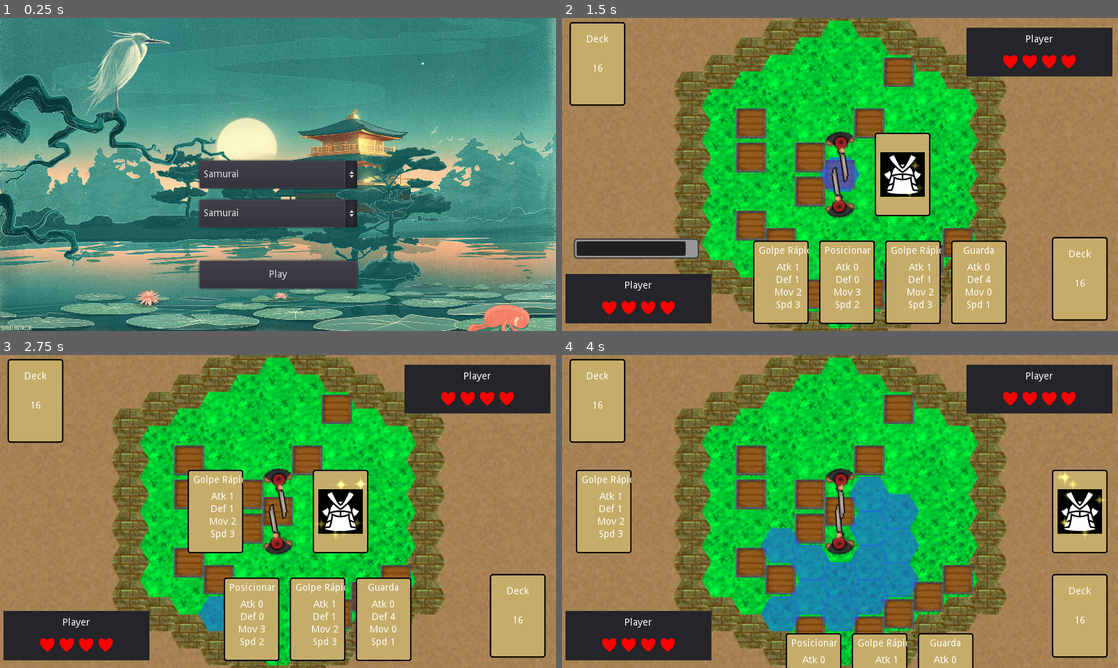
Above: before the commit, frames 1-4 (two rows, left to right).
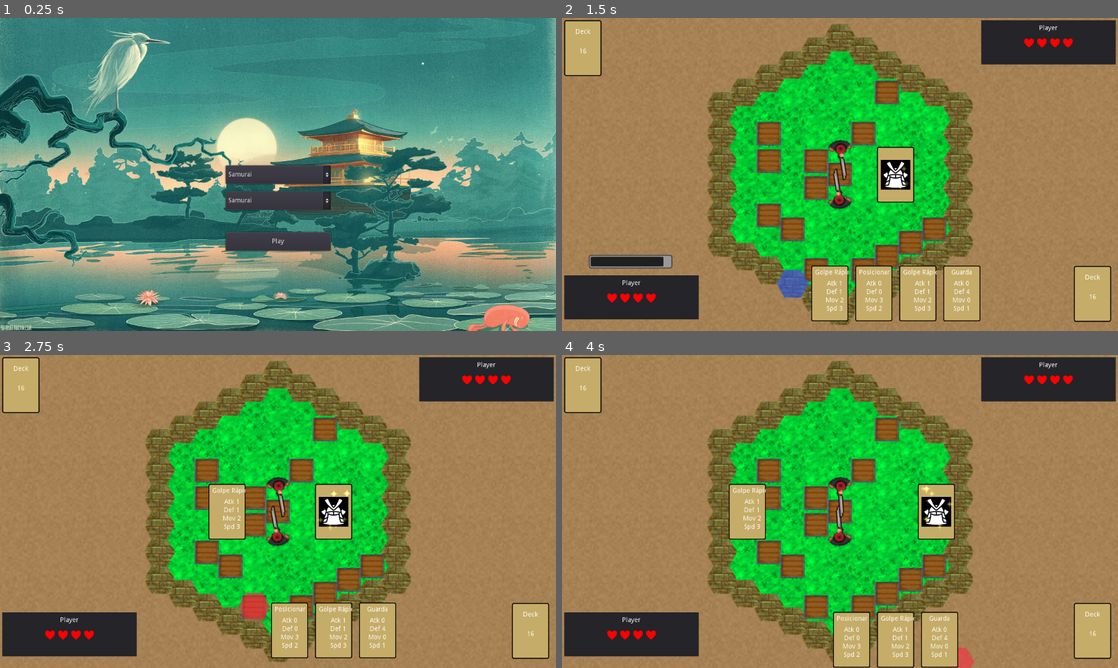
Above: after the commit, the same moments.

Repository: AndreMicheletti/samurai-hex-game
Game: Godot game, scene res://scenes/TitleScreen.tscn
The game is run twice, just before and just after one commit, with the same random seed, the same clock (stepped at 60 frames per second) and the same inputs.
Inputs (mouse positions are in pixels of both pictures, inside the frame that each line leads up to):
- Up to frame 1 (0.25 s): no input
- Up to frame 2 (1.5 s): click "Play" at 0.5 s; move the mouse to (778, 280) at 1.27 s; click (778, 280) at 1.42 s
- Up to frame 3 (2.75 s): move the mouse to (250, 617) at 2.02 s; click (250, 617) at 2.17 s
- Up to frame 4 (4 s): move the mouse to (878, 617) at 2.77 s; click (878, 617) at 2.92 s; move the mouse to (945, 664) at 3.52 s; click (945, 664) at 3.67 s

The runs differ from the first frame. In frame 1, 9.0% of the frame differs, in the area x 0-100%, y 1-100%; in frame 2, 51%; in frame 3, 49%; in frame 4, 58%, in the area x 0-100%, y 0-100%.

Commit message:
increased window size and gui

Diff:
--- a/project.godot
+++ b/project.godot
@@ -58,10 +58,9 @@
 
 [display]
 
-window/size/width=800
-window/size/height=450
+window/size/width=1200
+window/size/height=675
 window/size/resizable=false
-window/stretch/mode="2d"
 window/stretch/aspect="keep"
 
 [input_devices]
--- a/scenes/gui/GameUI.tscn
+++ b/scenes/gui/GameUI.tscn
@@ -10,306 +10,11 @@
 [node name="Tween" type="Tween" parent="."]
 
 [node name="Screen" type="Control" parent="."]
-anchor_left = 0.5
-anchor_top = 0.5
-anchor_right = 0.5
-anchor_bottom = 0.5
-margin_left = -400.0
-margin_top = -225.0
-margin_right = 400.0
-margin_bottom = 225.0
-mouse_filter = 2
-size_flags_horizontal = 3
-size_flags_vertical = 3
-__meta__ = {
-"_edit_use_anchors_": true
-}
-
-[node name="Player1" type="Control" parent="Screen"]
-anchor_left = 0.5
-anchor_top = 0.5
-anchor_right = 0.5
-anchor_bottom = 0.5
-margin_left = -400.0
-margin_top = -225.0
-margin_right = 400.0
-margin_bottom = 225.0
-mouse_filter = 2
-size_flags_horizontal = 3
-size_flags_vertical = 3
-__meta__ = {
-"_edit_use_anchors_": false
-}
-
-[node name="Box" type="MarginContainer" parent="Screen/Player1"]
-margin_top = 363.0
-margin_right = 220.0
-margin_bottom = 459.0
-mouse_filter = 2
-size_flags_vertical = 3
-custom_constants/margin_right = 5
-custom_constants/margin_top = 5
-custom_constants/margin_left = 5
-custom_constants/margin_bottom = 20
-__meta__ = {
-"_edit_use_anchors_": false
-}
-
-[node name="Panel" type="Panel" parent="Screen/Player1/Box"]
-margin_left = 5.0
-margin_top = 5.0
-margin_right = 215.0
-margin_bottom = 76.0
-mouse_filter = 2
-size_flags_horizontal = 3
-size_flags_vertical = 3
-
-[node name="Content" type="VBoxContainer" parent="Screen/Player1/Box/Panel"]
-anchor_right = 1.0
-anchor_bottom = 1.0
-mouse_filter = 2
-size_flags_horizontal = 3
-size_flags_vertical = 3
-__meta__ = {
-"_edit_use_anchors_": false
-}
-
-[node name="Name" type="MarginContainer" parent="Screen/Player1/Box/Panel/Content"]
-margin_right = 210.0
-margin_bottom = 34.0
-mouse_filter = 2
-size_flags_horizontal = 3
-custom_constants/margin_right = 5
-custom_constants/margin_top = 10
-custom_constants/margin_left = 5
-custom_constants/margin_bottom = 10
-
-[node name="Label" type="Label" parent="Screen/Player1/Box/Panel/Content/Name"]
-margin_left = 5.0
-margin_top = 10.0
-margin_right = 205.0
-margin_bottom = 24.0
-size_flags_horizontal = 3
-text = "Player"
-align = 1
-valign = 1
-
-[node name="Health" type="MarginContainer" parent="Screen/Player1/Box/Panel/Content"]
-margin_top = 38.0
-margin_right = 210.0
-margin_bottom = 38.0
-mouse_filter = 2
-size_flags_horizontal = 3
-custom_constants/margin_right = 10
-custom_constants/margin_left = 10
-
-[node name="Counter" type="HBoxContainer" parent="Screen/Player1/Box/Panel/Content/Health"]
-margin_left = 10.0
-margin_right = 200.0
-mouse_filter = 2
-size_flags_horizontal = 3
-size_flags_vertical = 3
-alignment = 1
-__meta__ = {
-"_edit_use_anchors_": false
-}
-
-[node name="Cards" type="HBoxContainer" parent="Screen/Player1"]
-margin_left = 275.0
-margin_top = 400.0
-margin_right = 640.0
-margin_bottom = 520.0
-mouse_filter = 2
-size_flags_horizontal = 3
-size_flags_vertical = 3
-custom_constants/separation = 15
-alignment = 1
-__meta__ = {
-"_edit_use_anchors_": false
-}
-
-[node name="Deck" type="MarginContainer" parent="Screen/Player1"]
-margin_left = 700.0
-margin_top = 310.0
-margin_right = 800.0
-margin_bottom = 455.0
-rect_min_size = Vector2( 100, 140 )
-mouse_filter = 2
-size_flags_vertical = 3
-custom_constants/margin_right = 5
-custom_constants/margin_top = 5
-custom_constants/margin_left = 5
-custom_constants/margin_bottom = 5
-__meta__ = {
-"_edit_use_anchors_": false
-}
-
-[node name="Deck" parent="Screen/Player1/Deck" instance=ExtResource( 3 )]
-margin_left = 5.0
-margin_top = 5.0
-margin_right = 85.0
-margin_bottom = 125.0
-mouse_filter = 2
-
-[node name="TurnTimer" parent="Screen/Player1" instance=ExtResource( 1 )]
-margin_left = -379.802
-margin_top = 94.0933
-margin_right = -204.802
-margin_bottom = 120.093
-
-[node name="Player2" type="Control" parent="Screen"]
-anchor_left = 0.5
-anchor_top = 0.5
-anchor_right = 0.5
-anchor_bottom = 0.5
-margin_left = -400.0
-margin_top = -225.0
-margin_right = 400.0
-margin_bottom = 225.0
-mouse_filter = 2
-size_flags_horizontal = 3
-size_flags_vertical = 3
-__meta__ = {
-"_edit_use_anchors_": false
-}
-
-[node name="Box" type="MarginContainer" parent="Screen/Player2"]
-margin_left = 577.044
-margin_top = 8.96216
-margin_right = 797.044
-margin_bottom = 104.962
-mouse_filter = 2
-size_flags_vertical = 3
-custom_constants/margin_right = 5
-custom_constants/margin_top = 5
-custom_constants/margin_left = 5
-custom_constants/margin_bottom = 20
-__meta__ = {
-"_edit_use_anchors_": false
-}
-
-[node name="Panel" type="Panel" parent="Screen/Player2/Box"]
-margin_left = 5.0
-margin_top = 5.0
-margin_right = 215.0
-margin_bottom = 75.0
-mouse_filter = 2
-size_flags_horizontal = 3
-size_flags_vertical = 3
-
-[node name="Content" type="VBoxContainer" parent="Screen/Player2/Box/Panel"]
-anchor_right = 1.0
-anchor_bottom = 1.0
-mouse_filter = 2
-size_flags_horizontal = 3
-size_flags_vertical = 3
-__meta__ = {
-"_edit_use_anchors_": false
-}
-
-[node name="Name" type="MarginContainer" parent="Screen/Player2/Box/Panel/Content"]
-margin_right = 210.0
-margin_bottom = 34.0
-mouse_filter = 2
-size_flags_horizontal = 3
-custom_constants/margin_right = 5
-custom_constants/margin_top = 10
-custom_constants/margin_left = 5
-custom_constants/margin_bottom = 10
-
-[node name="Label" type="Label" parent="Screen/Player2/Box/Panel/Content/Name"]
-margin_left = 5.0
-margin_top = 10.0
-margin_right = 205.0
-margin_bottom = 24.0
-size_flags_horizontal = 3
-text = "Player"
-align = 1
-valign = 1
-
-[node name="Health" type="MarginContainer" parent="Screen/Player2/Box/Panel/Content"]
-margin_top = 38.0
-margin_right = 210.0
-margin_bottom = 38.0
-mouse_filter = 2
-size_flags_horizontal = 3
-custom_constants/margin_right = 10
-custom_constants/margin_left = 10
-
-[node name="Counter" type="HBoxContainer" parent="Screen/Player2/Box/Panel/Content/Health"]
-margin_left = 10.0
-margin_right = 200.0
-mouse_filter = 2
-size_flags_horizontal = 3
-size_flags_vertical = 3
-alignment = 1
-__meta__ = {
-"_edit_use_anchors_": false
-}
-
-[node name="Cards" type="HBoxContainer" parent="Screen/Player2"]
-margin_left = 162.867
-margin_top = -75.0
-margin_right = 527.867
-margin_bottom = 45.0
-mouse_filter = 2
-size_flags_horizontal = 3
-size_flags_vertical = 3
-custom_constants/separation = 15
-alignment = 1
-__meta__ = {
-"_edit_use_anchors_": false
-}
-
-[node name="Deck" type="MarginContainer" parent="Screen/Player2"]
-margin_left = 5.78363
-margin_top = 1.31931
-margin_right = 105.784
-margin_bottom = 146.319
-rect_min_size = Vector2( 100, 140 )
-mouse_filter = 2
-size_flags_vertical = 3
-custom_constants/margin_right = 5
-custom_constants/margin_top = 5
-custom_constants/margin_left = 5
-custom_constants/margin_bottom = 5
-__meta__ = {
-"_edit_use_anchors_": false
-}
-
-[node name="Deck" parent="Screen/Player2/Deck" instance=ExtResource( 3 )]
-margin_left = 5.0
-margin_top = 5.0
-margin_right = 85.0
-margin_bottom = 125.0
-mouse_filter = 2
-
-[node name="CenterLeft" type="ReferenceRect" parent="Screen"]
-anchor_left = 0.5
-anchor_top = 0.5
-anchor_right = 0.5
-anchor_bottom = 0.5
-margin_left = -130.0
-margin_top = -60.0
-margin_right = -49.9996
-margin_bottom = 60.0
-rect_min_size = Vector2( 80, 120 )
-mouse_filter = 2
-__meta__ = {
-"_edit_use_anchors_": false
-}
-
-[node name="CenterRight" type="ReferenceRect" parent="Screen"]
-anchor_left = 0.5
-anchor_top = 0.5
-anchor_right = 0.5
-anchor_bottom = 0.5
-margin_left = 50.0
-margin_top = -60.0
-margin_right = 130.0
-margin_bottom = 60.0
-rect_min_size = Vector2( 80, 120 )
-mouse_filter = 2
+anchor_right = 1.0
+anchor_bottom = 1.0
+mouse_filter = 2
+size_flags_horizontal = 3
+size_flags_vertical = 3
 __meta__ = {
 "_edit_use_anchors_": false
 }
@@ -402,5 +107,334 @@
 margin_right = 275.0
 margin_bottom = 52.0
 text = "Exit to menu"
+
+[node name="Top" type="Control" parent="."]
+anchor_right = 1.0
+margin_bottom = 140.0
+mouse_filter = 2
+__meta__ = {
+"_edit_use_anchors_": false
+}
+
+[node name="Player2" type="Control" parent="Top"]
+anchor_right = 1.0
+anchor_bottom = 1.0
+mouse_filter = 2
+size_flags_horizontal = 3
+size_flags_vertical = 3
+__meta__ = {
+"_edit_use_anchors_": false
+}
+
+[node name="Box" type="MarginContainer" parent="Top/Player2"]
+anchor_left = 1.0
+anchor_right = 1.0
+margin_left = -300.0
+margin_bottom = 120.0
+rect_min_size = Vector2( 300, 120 )
+mouse_filter = 2
+size_flags_vertical = 3
+custom_constants/margin_right = 5
+custom_constants/margin_top = 5
+custom_constants/margin_left = 5
+custom_constants/margin_bottom = 20
+__meta__ = {
+"_edit_use_anchors_": false
+}
+
+[node name="Panel" type="Panel" parent="Top/Player2/Box"]
+margin_left = 5.0
+margin_top = 5.0
+margin_right = 295.0
+margin_bottom = 100.0
+mouse_filter = 2
+size_flags_horizontal = 3
+size_flags_vertical = 3
+
+[node name="Content" type="VBoxContainer" parent="Top/Player2/Box/Panel"]
+anchor_right = 1.0
+anchor_bottom = 1.0
+mouse_filter = 2
+size_flags_horizontal = 3
+size_flags_vertical = 3
+__meta__ = {
+"_edit_use_anchors_": false
+}
+
+[node name="Name" type="MarginContainer" parent="Top/Player2/Box/Panel/Content"]
+margin_right = 290.0
+margin_bottom = 34.0
+mouse_filter = 2
+size_flags_horizontal = 3
+custom_constants/margin_right = 5
+custom_constants/margin_top = 10
+custom_constants/margin_left = 5
+custom_constants/margin_bottom = 10
+
+[node name="Label" type="Label" parent="Top/Player2/Box/Panel/Content/Name"]
+margin_left = 5.0
+margin_top = 10.0
+margin_right = 285.0
+margin_bottom = 24.0
+size_flags_horizontal = 3
+text = "Player"
+align = 1
+valign = 1
+
+[node name="Health" type="MarginContainer" parent="Top/Player2/Box/Panel/Content"]
+margin_top = 38.0
+margin_right = 290.0
+margin_bottom = 38.0
+mouse_filter = 2
+size_flags_horizontal = 3
+custom_constants/margin_right = 10
+custom_constants/margin_left = 10
+
+[node name="Counter" type="HBoxContainer" parent="Top/Player2/Box/Panel/Content/Health"]
+margin_left = 10.0
+margin_right = 280.0
+mouse_filter = 2
+size_flags_horizontal = 3
+size_flags_vertical = 3
+alignment = 1
+__meta__ = {
+"_edit_use_anchors_": false
+}
+
+[node name="Cards" type="HBoxContainer" parent="Top/Player2"]
+anchor_left = 0.5
+anchor_top = 0.5
+anchor_right = 0.5
+anchor_bottom = 0.5
+margin_left = -360.988
+margin_top = -184.785
+margin_right = 204.012
+margin_bottom = -38.7855
+rect_min_size = Vector2( 565, 146 )
+mouse_filter = 2
+size_flags_horizontal = 3
+size_flags_vertical = 3
+custom_constants/separation = 15
+alignment = 1
+__meta__ = {
+"_edit_use_anchors_": false
+}
+
+[node name="Deck" type="MarginContainer" parent="Top/Player2"]
+margin_right = 100.0
+margin_bottom = 145.0
+rect_min_size = Vector2( 100, 140 )
+mouse_filter = 2
+size_flags_vertical = 3
+custom_constants/margin_right = 5
+custom_constants/margin_top = 5
+custom_constants/margin_left = 5
+custom_constants/margin_bottom = 5
+__meta__ = {
+"_edit_use_anchors_": false
+}
+
+[node name="Deck" parent="Top/Player2/Deck" instance=ExtResource( 3 )]
+margin_left = 5.0
+margin_top = 5.0
+margin_right = 85.0
+margin_bottom = 125.0
+mouse_filter = 2
+
+[node name="Center" type="Control" parent="."]
+anchor_left = 0.5
+anchor_top = 0.5
+anchor_right = 0.5
+anchor_bottom = 0.5
+margin_left = -600.0
+margin_top = -81.0
+margin_right = 600.0
+margin_bottom = 81.0
+mouse_filter = 2
+__meta__ = {
+"_edit_use_anchors_": false
+}
+
+[node name="CenterLeft" type="ReferenceRect" parent="Center"]
+anchor_left = 0.5
+anchor_top = 0.5
+anchor_right = 0.5
+anchor_bottom = 0.5
+margin_left = -150.0
+margin_top = -60.0
+margin_right = -69.9995
+margin_bottom = 60.0
+rect_min_size = Vector2( 80, 120 )
+mouse_filter = 2
+__meta__ = {
+"_edit_use_anchors_": false
+}
+
+[node name="CenterRight" type="ReferenceRect" parent="Center"]
+anchor_left = 0.5
+anchor_top = 0.5
+anchor_right = 0.5
+anchor_bottom = 0.5
+margin_left = 80.0001
+margin_top = -60.0
+margin_right = 160.0
+margin_bottom = 60.0
+rect_min_size = Vector2( 80, 120 )
+mouse_filter = 2
+__meta__ = {
+"_edit_use_anchors_": false
+}
+
+[node name="Bottom" type="Control" parent="."]
+anchor_top = 1.0
+anchor_right = 1.0
+anchor_bottom = 1.0
+margin_top = -166.0
+mouse_filter = 2
+__meta__ = {
+"_edit_use_anchors_": false
+}
+
+[node name="Player1" type="Control" parent="Bottom"]
+anchor_top = 1.0
+anchor_right = 1.0
+anchor_bottom = 1.0
+margin_top = -146.0
+mouse_filter = 2
+size_flags_horizontal = 3
+size_flags_vertical = 3
+__meta__ = {
+"_edit_use_anchors_": false
+}
+
+[node name="Box" type="MarginContainer" parent="Bottom/Player1"]
+anchor_bottom = 1.0
+margin_top = 21.0
+margin_right = 300.0
+margin_bottom = -4.99998
+rect_min_size = Vector2( 300, 120 )
+mouse_filter = 2
+size_flags_vertical = 3
+custom_constants/margin_right = 5
+custom_constants/margin_top = 5
+custom_constants/margin_left = 5
+custom_constants/margin_bottom = 20
+__meta__ = {
+"_edit_use_anchors_": false
+}
+
+[node name="Panel" type="Panel" parent="Bottom/Player1/Box"]
+margin_left = 5.0
+margin_top = 5.0
+margin_right = 295.0
+margin_bottom = 100.0
+mouse_filter = 2
+size_flags_horizontal = 3
+size_flags_vertical = 3
+
+[node name="Content" type="VBoxContainer" parent="Bottom/Player1/Box/Panel"]
+anchor_right = 1.0
+anchor_bottom = 1.0
+mouse_filter = 2
+size_flags_horizontal = 3
+size_flags_vertical = 3
+__meta__ = {
+"_edit_use_anchors_": false
+}
+
+[node name="Name" type="MarginContainer" parent="Bottom/Player1/Box/Panel/Content"]
+margin_right = 290.0
+margin_bottom = 34.0
+mouse_filter = 2
+size_flags_horizontal = 3
+custom_constants/margin_right = 5
+custom_constants/margin_top = 10
+custom_constants/margin_left = 5
+custom_constants/margin_bottom = 10
+
+[node name="Label" type="Label" parent="Bottom/Player1/Box/Panel/Content/Name"]
+margin_left = 5.0
+margin_top = 10.0
+margin_right = 285.0
+margin_bottom = 24.0
+size_flags_horizontal = 3
+text = "Player"
+align = 1
+valign = 1
+
+[node name="Health" type="MarginContainer" parent="Bottom/Player1/Box/Panel/Content"]
+margin_top = 38.0
+margin_right = 290.0
+margin_bottom = 38.0
+mouse_filter = 2
+size_flags_horizontal = 3
+custom_constants/margin_right = 10
+custom_constants/margin_left = 10
+
+[node name="Counter" type="HBoxContainer" parent="Bottom/Player1/Box/Panel/Content/Health"]
+margin_left = 10.0
+margin_right = 280.0
+mouse_filter = 2
+size_flags_horizontal = 3
+size_flags_vertical = 3
+alignment = 1
+__meta__ = {
+"_edit_use_anchors_": false
+}
+
+[node name="Cards" type="HBoxContainer" parent="Bottom/Player1"]
+anchor_left = 0.5
+anchor_top = 0.5
+anchor_right = 0.5
+anchor_bottom = 0.5
+margin_left = -161.858
+margin_top = 31.6501
+margin_right = 403.142
+margin_bottom = 177.65
+rect_min_size = Vector2( 565, 146 )
+mouse_filter = 2
+size_flags_horizontal = 3
+size_flags_vertical = 3
+custom_constants/separation = 15
+alignment = 1
+__meta__ = {
+"_edit_use_anchors_": false
+}
+
+[node name="Deck" type="MarginContainer" parent="Bottom/Player1"]
+anchor_left = 1.0
+anchor_top = 0.5
+anchor_right = 1.0
+anchor_bottom = 0.5
+margin_left = -100.0
+margin_top = -72.5
+margin_bottom = 72.5
+rect_min_size = Vector2( 100, 140 )
+mouse_filter = 2
+size_flags_vertical = 3
+custom_constants/margin_right = 5
+custom_constants/margin_top = 5
+custom_constants/margin_left = 5
+custom_constants/margin_bottom = 5
+__meta__ = {
+"_edit_use_anchors_": false
+}
+
+[node name="Deck" parent="Bottom/Player1/Deck" instance=ExtResource( 3 )]
+margin_left = 5.0
+margin_top = 5.0
+margin_right = 85.0
+margin_bottom = 125.0
+mouse_filter = 2
+
+[node name="TurnTimer" parent="Bottom/Player1" instance=ExtResource( 1 )]
+anchor_left = 0.0
+anchor_top = 0.0
+anchor_right = 0.0
+anchor_bottom = 0.0
+margin_left = 60.8444
+margin_top = -16.437
+margin_right = 235.844
+margin_bottom = 9.56276
 [connection signal="pressed" from="Screen/GameOver/VBox/Bottom/HBox/PlayAgain" to="." method="_on_PlayAgain_pressed"]
 [connection signal="pressed" from="Screen/GameOver/VBox/Bottom/HBox/Exit" to="." method="_on_Exit_pressed"]
--- a/scenes/world/World.tscn
+++ b/scenes/world/World.tscn
@@ -16,7 +16,7 @@
 
 [node name="Camera2D" type="Camera2D" parent="."]
 current = true
-zoom = Vector2( 0.6, 0.6 )
+zoom = Vector2( 0.5, 0.5 )
 
 [node name="Highlight" type="Polygon2D" parent="."]
 scale = Vector2( 0.7, 0.7 )
--- a/scripts/Game.gd
+++ b/scripts/Game.gd
@@ -57,6 +57,8 @@
 	draw_phase()
 
 func draw_phase():
+	if state == Phase.GAMEOVER:
+		return
 	print("\n*********************** DRAW PHASE")
 	yield(game_ui.reset_center(), "completed")
 	player.selected_card = null
@@ -74,7 +76,7 @@
 	choose_phase()
 
 func choose_phase():
-	if state != Phase.DRAW:
+	if state != Phase.DRAW or state == Phase.GAMEOVER:
 		return
 	print("\n*********************** CHOOSE PHASE")
 	state = Phase.CHOOSE
@@ -83,7 +85,7 @@
 	game_ui.turn_time.start()
 
 func play_phase():
-	if state != Phase.CHOOSE:
+	if state != Phase.CHOOSE or state == Phase.GAMEOVER:
 		return
 	print("\n*********************** PLAY PHASE")
 	state = Phase.PLAY
--- a/scripts/GameUI.gd
+++ b/scripts/GameUI.gd
@@ -8,24 +8,43 @@
 var player
 var enemy
 
-onready var player_cards = $Screen/Player1/Cards
-onready var enemy_cards = $Screen/Player1/Cards
+onready var player_cards = $Bottom/Player1/Cards
+onready var enemy_cards = $Top/Player2/Cards
 
-onready var player_center_card = $Screen/CenterLeft
-onready var enemy_center_card = $Screen/CenterRight
+onready var player_center_card = $Center/CenterLeft
+onready var enemy_center_card = $Center/CenterRight
 
-onready var player_deck = $Screen/Player1/Deck/Deck
-onready var enemy_deck = $Screen/Player2/Deck/Deck
+onready var player_deck = $Bottom/Player1/Deck/Deck
+onready var enemy_deck = $Top/Player2/Deck/Deck
 
-onready var turn_time = $Screen/Player1/TurnTimer
+onready var player_name = $Bottom/Player1/Box/Panel/Content/Name/Label
+onready var enemy_name = $Top/Player2/Box/Panel/Content/Name/Label
+
+onready var player_health = $Bottom/Player1/Box/Panel/Content/Health/Counter
+onready var enemy_health = $Top/Player2/Box/Panel/Content/Health/Counter
+
+onready var turn_time = $Bottom/Player1/TurnTimer
+
+onready var game_over = $Screen/GameOver
+onready var game_over_winner = $Screen/GameOver/VBox/Top/VBox/Winner
+onready var game_over_message = $Screen/GameOver/VBox/Top/VBox/Message
 
 signal card_pressed
+
+
+var center_left_middle
+var center_right_middle
+
+var center_left_corner = 20
+var center_right_corner = 1100
 
 # Called when the node enters the scene tree for the first time.
 func _ready():
 	pass
 
 func init():
+	center_left_middle = player_center_card.rect_position.x
+	center_right_middle = enemy_center_card.rect_position.x
 	player = game.player
 	enemy = game.enemy
 	init_player_gui()
@@ -37,28 +56,28 @@
 	enemy.connect("card_selected", self, "on_enemy_select_card")
 
 func init_player_gui():
-	$Screen/Player1/Box/Panel/Content/Name/Label.text = player.PlayerName
+	player_name.text = player.PlayerName
 
 func init_health_counter():
 	# PLAYER HEALTH COUNTER
-	var player_node = $Screen/Player1/Box/Panel/Content/Health/Counter
+	var player_node = player_health
 	for i in range(player.get_remaining_health()):
 		var node = damage_scene.instance()
 		player_node.add_child(node)
 
 	# ENEMY HEALTH COUNTER
-	var enemy_node = $Screen/Player2/Box/Panel/Content/Health/Counter
+	var enemy_node = enemy_health
 	for i in range(enemy.get_remaining_health()):
 		var node = damage_scene.instance()
 		enemy_node.add_child(node)
 
 func update_health_counter(character, damage):
 	if character == player:
-		var player_node = $Screen/Player1/Box/Panel/Content/Health/Counter
+		var player_node = player_health
 		for i in range(damage):
 			player_node.remove_child(player_node.get_child(0))
 	else:
-		var enemy_node = $Screen/Player2/Box/Panel/Content/Health/Counter
+		var enemy_node = enemy_health
 		for i in range(damage):
 			enemy_node.remove_child(enemy_node.get_child(0))
 
@@ -80,17 +99,17 @@
 	$Tween.interpolate_property(
 		player_cards, "rect_position",
 		player_cards.rect_position,
-		Vector2(player_cards.rect_position.x, 320),
+		Vector2(player_cards.rect_position.x, player_cards.rect_position.y - 100),
 		0.4)
 	$Tween.interpolate_property(
 		player_center_card, "rect_position",
 		player_center_card.rect_position,
-		Vector2(270, player_center_card.rect_position.y),
+		Vector2(center_left_middle, player_center_card.rect_position.y),
 		0.4)
 	$Tween.interpolate_property(
 		enemy_center_card, "rect_position",
 		enemy_center_card.rect_position,
-		Vector2(450, enemy_center_card.rect_position.y),
+		Vector2(center_right_middle, enemy_center_card.rect_position.y),
 		0.4)
 	$Tween.start()
 	yield($Tween, "tween_completed")
@@ -99,17 +118,17 @@
 	$Tween.interpolate_property(
 		player_cards, "rect_position",
 		player_cards.rect_position,
-		Vector2(player_cards.rect_position.x, 400),
+		Vector2(player_cards.rect_position.x, player_cards.rect_position.y + 100),
 		0.4)
 	$Tween.interpolate_property(
 		player_center_card, "rect_position",
 		player_center_card.rect_position,
-		Vector2(20, player_center_card.rect_position.y),
+		Vector2(center_left_corner, player_center_card.rect_position.y),
 		0.4)
 	$Tween.interpolate_property(
 		enemy_center_card, "rect_position",
 		enemy_center_card.rect_position,
-		Vector2(705, enemy_center_card.rect_position.y),
+		Vector2(center_right_corner, enemy_center_card.rect_position.y),
 		0.4)
 	$Tween.start()
 	yield($Tween, "tween_completed")
@@ -161,12 +180,12 @@
 	enemy_center_card.visible = false
 	turn_time.stop()
 	# show game over panel
-	$Screen/GameOver.visible = true
-	$Screen/GameOver/VBox/Top/VBox/Message.text = message
+	game_over.visible = true
+	game_over_message.text = message
 	if player_win:
-		$Screen/GameOver/VBox/Top/VBox/Winner.text = "YOU WIN"
+		game_over_winner.text = "YOU WIN"
 	else:
-		$Screen/GameOver/VBox/Top/VBox/Winner.text = "YOU LOSE"
+		game_over_winner.text = "YOU LOSE"
 
 func _on_PlayAgain_pressed():
 	get_tree().reload_current_scene()
